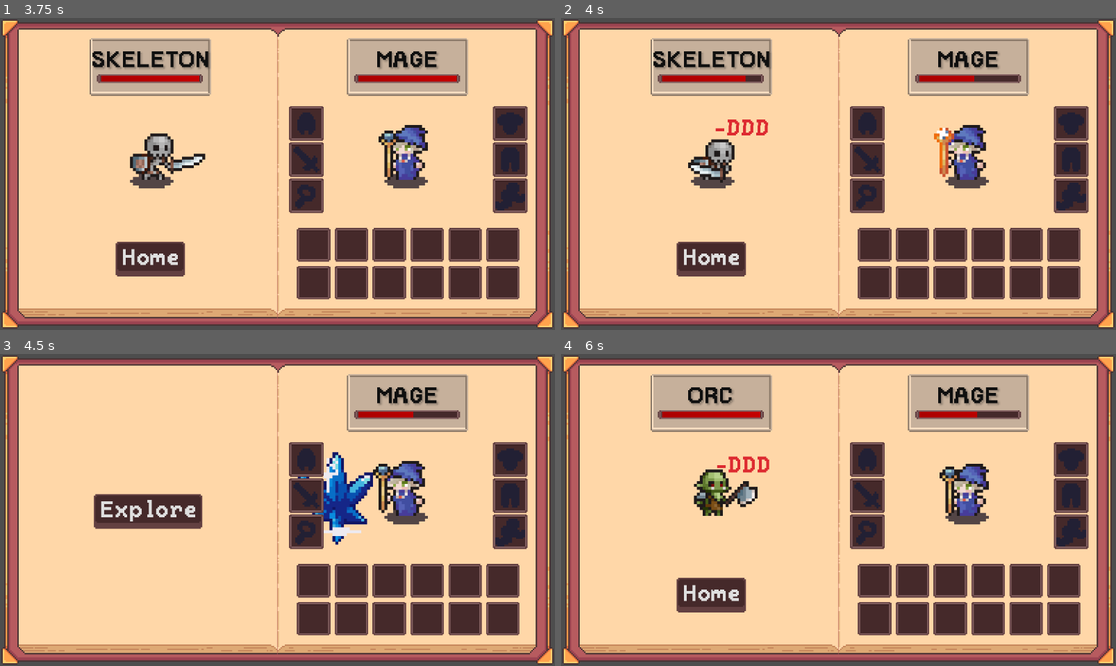
Above: before the commit, frames 1-4 (two rows, left to right).
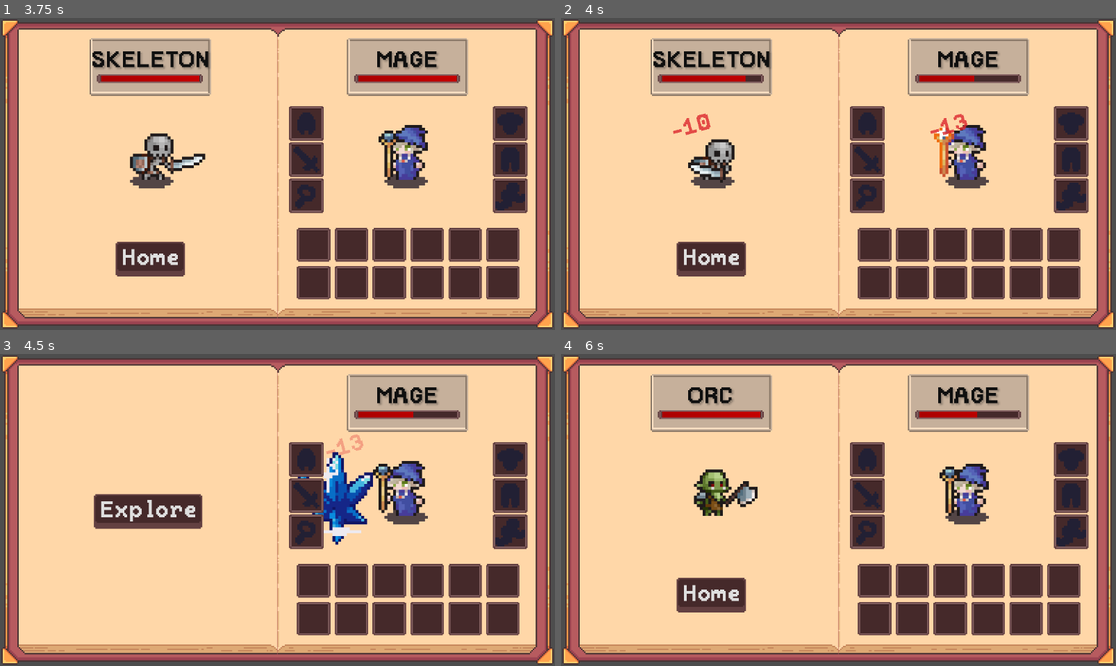
Above: after the commit, the same moments.

Repository: Blortlett/GodotIdle
Game: Godot game, scene res://Scenes/GuiNode.tscn
Same seed, same stepped clock (60 frames per second), same inputs: the game is played once before the commit and once after it.
Inputs:
- Up to frame 1 (3.75 s): click "Explore" at 0.5 s; click "Sunny Meadow" at 1.25 s; click "Home" at 2 s; click "Explore" at 2.75 s; click "Decrepit Graveyard" at 3.5 s
- Up to frame 2 (4 s): no input
- Up to frame 3 (4.5 s): click "Home" at 4.25 s
- Up to frame 4 (6 s): click "Explore" at 5 s; click "Botomless Canyon" at 5.75 s

Frame 1 is identical in both runs. In frame 2, 0.5% of the frame differs, in the area x 20-74%, y 30-38%; in frame 3, 0.1%; in frame 4, 0.3%.

Commit message:
Damage numbers fully working on damage and on heal

Diff:
--- a/Inventory/Scripts/scrInventoryActions.gd
+++ b/Inventory/Scripts/scrInventoryActions.gd
@@ -15,6 +15,7 @@
 @onready var mInventory: Inv = mInventoryUI.GetInventory();
 # Consumable Helper
 @onready var mConsumableManager: ConsumableManager = get_tree().get_root().get_node("Node/ConsumableManager")
+
 
 var mIsItemHeld: bool = false;
 
--- a/Scripts/Managers/scrCombatManager.gd
+++ b/Scripts/Managers/scrCombatManager.gd
@@ -94,7 +94,10 @@
 
 	#Update Health UI
 	mCharacterDisplayController.UpdateCharacterHealthVisuals();
-	mCharacterDisplayController.mEnemyDmgNumCtrl.TriggerDamageNumber(AttackDamage + MagicDamage)
+	if Defender.Alliance == Character.AllianceType.Horde:
+		mCharacterDisplayController.mEnemyDmgNumCtrl.TriggerDamageNumber(AttackDamage + MagicDamage)
+	else:
+		mCharacterDisplayController.mPlayerDmgNumCtrl.TriggerDamageNumber(AttackDamage + MagicDamage)
 	# Check if anyone died
 	HandleCharacterDeath();
 
--- a/Scripts/Managers/scrConsumableManager.gd
+++ b/Scripts/Managers/scrConsumableManager.gd
@@ -7,3 +7,4 @@
 		return;
 	mCharacterRegister.mActiveCharacter.CurrentHealth += item.HealAmount;
 	mDisplayManager.UpdatePlayerHealthVisual();
+	mDisplayManager.mPlayerDmgNumCtrl.TriggerDamageNumber(-item.HealAmount)
--- a/UI/ActionUI/nCharacterDisplay.tscn
+++ b/UI/ActionUI/nCharacterDisplay.tscn
@@ -150,6 +150,8 @@
 anchors_preset = 15
 anchor_right = 1.0
 anchor_bottom = 1.0
+offset_top = 23.0
+offset_bottom = 23.0
 grow_horizontal = 2
 grow_vertical = 2
 mouse_filter = 2
--- a/UI/DamageNumbers/DamageNumberBehavior.gd
+++ b/UI/DamageNumbers/DamageNumberBehavior.gd
@@ -9,22 +9,29 @@
 
 func _ready() -> void:
 	mVelocity = mMaxSpeed;
-	if randi_range(0,1) == 0:
+	if randi_range(0,2) == 0:
 		mIsMovingRight = true;
-		mVelocity.x *= 1;
+		mVelocity.x *= -1;
+		rotation_degrees = 15
+	else:
+		rotation_degrees = -15
 
 func _process(delta: float) -> void:
 	#Update elapsed time
 	time_elapsed += delta
+
+	# Apply velocity to label
+	mVelocity.x *= .98
+	mVelocity.y *= .96
 
 	# Move the label
 	if time_elapsed <= move_duration:
 		position += mVelocity * delta
 
 	# Apply fade effect
-	#if time_elapsed <= fade_duration:
-	#	var alpha = 1.0 - (time_elapsed / fade_duration) # Linearly interpolate alpha from 1 to 0
-	#	modulate.a = alpha
-	#else:
-	#	# Optional: Remove the label after fading out
-	#	queue_free()
+	if time_elapsed <= fade_duration:
+		var alpha = 1.0 - (time_elapsed / fade_duration) # Linearly interpolate alpha from 1 to 0
+		modulate.a = alpha
+	else:
+		# Optional: Remove the label after fading out
+		queue_free()
--- a/UI/DamageNumbers/DamageNumberController.gd
+++ b/UI/DamageNumbers/DamageNumberController.gd
@@ -8,17 +8,17 @@
 	var scene: PackedScene = load("res://UI/DamageNumbers/nDmgNumber.tscn")
 	var newDmgNumber: Label = scene.instantiate() as Label
 	self.add_child(newDmgNumber)
-	newDmgNumber.position = Vector2(0,0)
 	var DmgNumBehavior: DamageNumberBehavior = newDmgNumber;
 
 	#Set number to healing or damage style
 	if (dmgValue < 0): # CharacterHealing
 		newDmgNumber.label_settings = NumberHealColor
-		newDmgNumber.text = "+DDD"
+		newDmgNumber.text = "+"
+		dmgValue *= -1
 	else: # Character damaged
 		newDmgNumber.label_settings = NumberDamageColor
-		newDmgNumber.text = "-DDD"
+		newDmgNumber.text = "-"
 
 	# Change text and display
-	#newDmgNumber.text += str(int(dmgValue))
+	newDmgNumber.text += str(int(dmgValue))
 	newDmgNumber.visible = true;
--- a/UI/DamageNumbers/nDmgNumber.tscn
+++ b/UI/DamageNumbers/nDmgNumber.tscn
@@ -14,10 +14,10 @@
 anchor_top = 0.5
 anchor_right = 0.5
 anchor_bottom = 0.5
-offset_left = -20.0
-offset_top = -11.5
-offset_right = 20.0
-offset_bottom = 11.5
+offset_left = -5.0
+offset_top = -8.0
+offset_right = 5.0
+offset_bottom = 8.0
 grow_horizontal = 2
 grow_vertical = 2
 rotation = 0.00201217
@@ -26,5 +26,5 @@
 horizontal_alignment = 1
 vertical_alignment = 1
 script = ExtResource("2_hq5i3")
-mMaxSpeed = Vector2(1, 1)
+mMaxSpeed = Vector2(-100, -60)
 metadata/_custom_type_script = "uid://44p41xn8hkqb"
